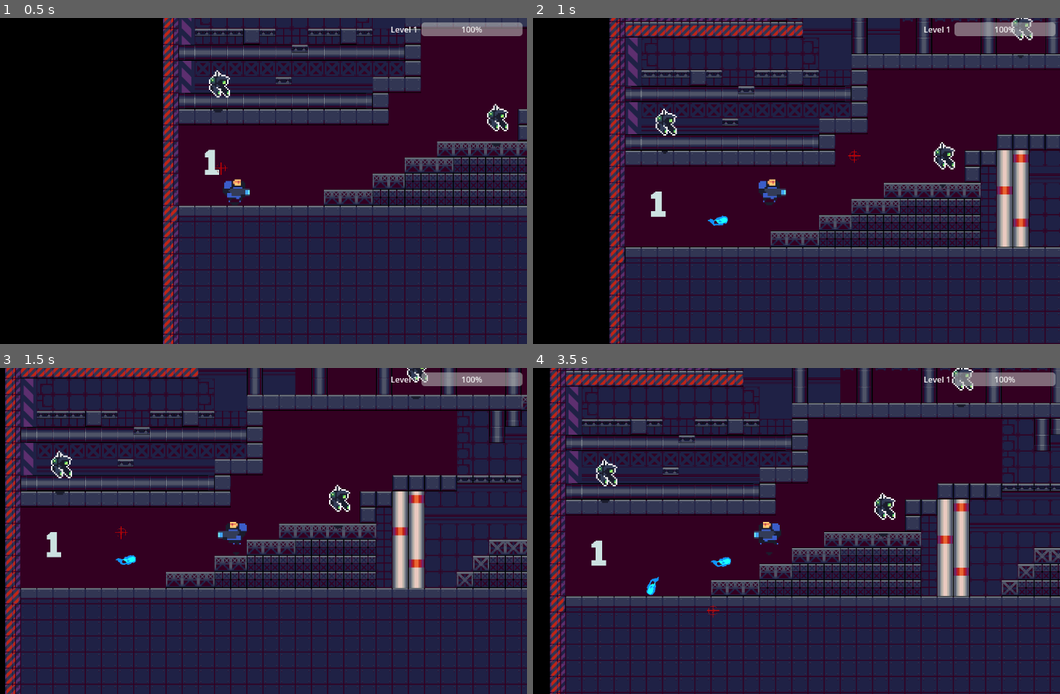
Above: before the commit, frames 1-4 (two rows, left to right).
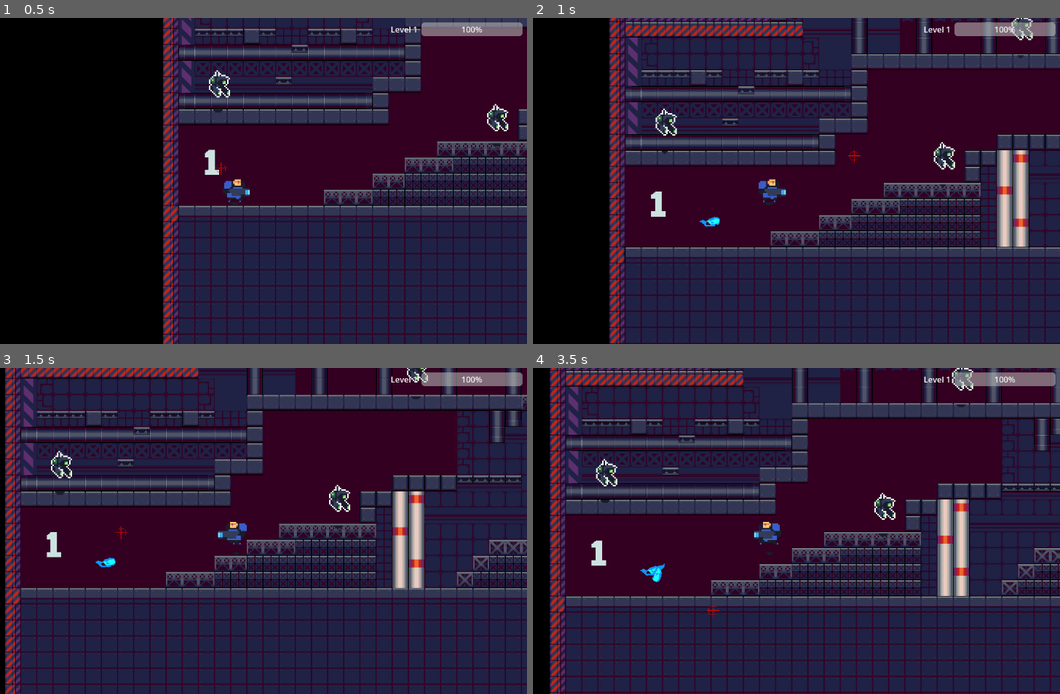
Above: after the commit, the same moments.

Repository: DeanSabbah/1501-Term
Game: Godot game, scene res://Scenes/main.tscn
Two runs of this game, one before a commit and one after it. Both use one fixed random seed, a clock stepped at 60 frames per second and the inputs below.
Inputs (mouse positions are in pixels of both pictures, inside the frame that each line leads up to):
- Up to frame 1 (0.5 s): no input
- Up to frame 2 (1 s): move the mouse to (896, 164) at 0.52 s; hold D (right) from 0.53 s (still down); click (896, 164) at 0.67 s; tap W (up) at 0.77 s
- Up to frame 3 (1.5 s): keep holding D (right); move the mouse to (121, 547) at 1.27 s
- Up to frame 4 (3.5 s): tap W (up) at 1.52, 3.02 s; move the mouse to (828, 459) at 2.02 s; release D (right) at 2.03 s; hold A (left) 2.03-2.78 s; move the mouse to (738, 596) at 2.77 s; hold D (right) from 2.78 s (still down); click (738, 596) at 2.92 s

Frame 1 is identical in both runs. In frame 2, 0.1% of the frame differs, in the area x 31-38%, y 60-65%; in frame 3, 0.1%; in frame 4, 0.3%, in the area x 20-38%, y 57-70%.

Commit message:
Enemies can shoot now

Diff:
--- a/Characters/Enemies/Enemy 1.gd
+++ b/Characters/Enemies/Enemy 1.gd
@@ -6,5 +6,8 @@
 func attack():
 	print("attacking")
 	cooldownTimer.start()
-	var projectile = Enemy_Projectile.new(self.position, attackDamage)
+	var projectile = projectileScene.instantiate()
+	print(projectile)
+	projectile.position = position
+	projectile.damage = attackDamage
 	get_parent().add_child(projectile)
--- a/Characters/Enemies/Enemy.gd
+++ b/Characters/Enemies/Enemy.gd
@@ -57,7 +57,7 @@
 
 
 func _on_hit_box_area_entered(area):
-	if area is Projectile:
+	if area is Projectile and !(area is Enemy_Projectile):
 		print("AREA DAMAGE: ", area.damage)
 		take_damage(area.damage)
 		area.queue_free()
--- a/Characters/Enemies/enemy_1.tscn
+++ b/Characters/Enemies/enemy_1.tscn
@@ -90,7 +90,7 @@
 attackDamage = 10
 speed = 50
 maxHealth = 50
-cooldown = 0.6
+cooldown = 0.4
 
 [node name="Sprite2D" type="Sprite2D" parent="."]
 texture_filter = 1
@@ -118,7 +118,6 @@
 
 [node name="CollisionShape2D" type="CollisionShape2D" parent="HitBox"]
 position = Vector2(3, -14)
-scale = Vector2(0.1, 0.1)
 shape = SubResource("CapsuleShape2D_xgplg")
 
 [node name="CollisionBox" type="CollisionShape2D" parent="."]
--- a/Scenes/Weapons/Enemy_Projectile.gd
+++ b/Scenes/Weapons/Enemy_Projectile.gd
@@ -1,10 +1,11 @@
 class_name Enemy_Projectile extends Projectile
 
-func _init(parent_position:Vector2, attackDamage:int):
-	position = parent_position
-	damage = attackDamage
+
+# func _init(parent_position:Vector2, attackDamage:int):
+# 	position = parent_position
+# 	damage = attackDamage
 
 func _ready():
+	print(speed)
 	direction = (player.position - position).normalized()
 	self.rotation = direction.angle()
-	print(speed)
--- a/Scenes/Weapons/Enemy_Projectile.tscn
+++ b/Scenes/Weapons/Enemy_Projectile.tscn
@@ -8,9 +8,8 @@
 height = 28.0
 
 [node name="Projectile" type="Area2D"]
-top_level = true
 script = ExtResource("1_74yon")
-speed = 50
+speed = 1200
 
 [node name="Sprite2D" type="Sprite2D" parent="."]
 texture_filter = 1
--- a/Scenes/Weapons/Projectile.gd
+++ b/Scenes/Weapons/Projectile.gd
@@ -1,6 +1,6 @@
 class_name Projectile extends Area2D
 
-@export var speed:int = 50
+@export var speed:int
 
 var direction:Vector2
 var damage:int
@@ -11,10 +11,8 @@
 	direction = player.get_node("Crosshair").get_direction()
 	self.position = player.position
 	self.rotation = direction.angle()
-	print(speed)
 
 func _process(delta):
-	print(position)
 	self.position += direction * speed * delta
 
 func _on_visible_on_screen_notifier_2d_screen_exited():
--- a/Scenes/Weapons/Projectile.tscn
+++ b/Scenes/Weapons/Projectile.tscn
@@ -9,7 +9,6 @@
 
 [node name="Projectile" type="Area2D"]
 script = ExtResource("1_78fbu")
-speed = 50
 
 [node name="Sprite2D" type="Sprite2D" parent="."]
 texture_filter = 1
